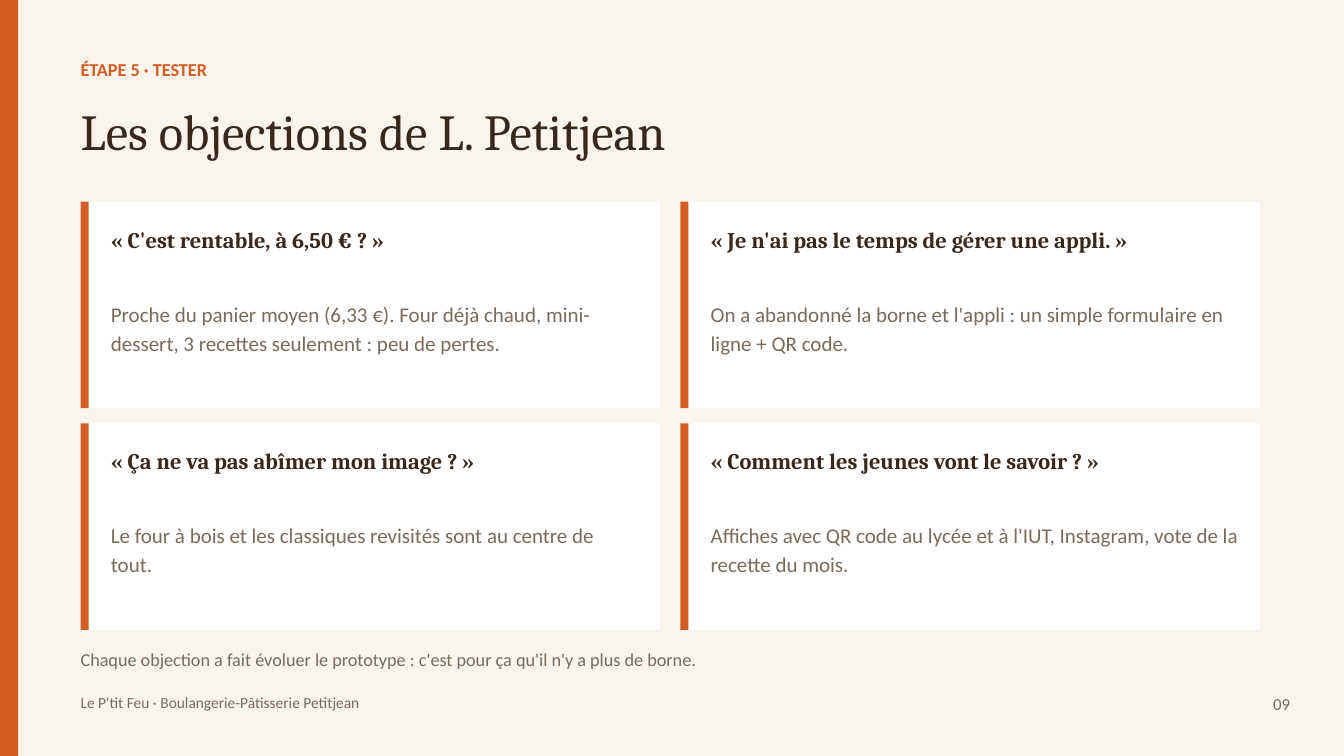
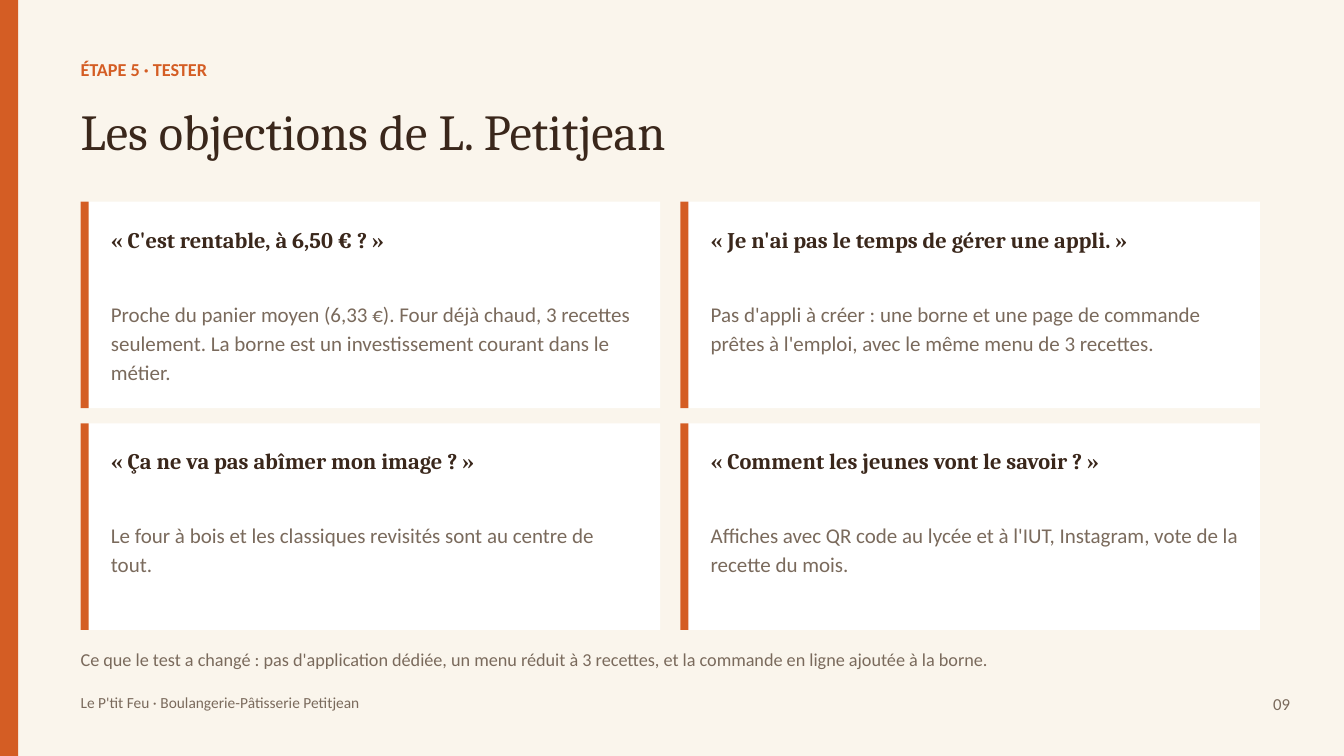
Before and after one commit to matheoguz/Devoir-TC-, a slide deck: slide 9 of design-thinking-petitjean/Le-Ptit-Feu-diapo.pptx. Drawn at 1344x756 pixels with LibreOffice and Linux fonts; fonts in the diff are those of the drawing. Boxes give left, top, right and bottom in pixels: in the first picture for what was removed or moved away, otherwise in the second. Text is boxed around its words. In the diff, an @@ line names an element or a change of style, - is before the commit and + after.

```diff
--- a/design-thinking-petitjean/Le-Ptit-Feu-diapo.pptx
+++ b/design-thinking-petitjean/Le-Ptit-Feu-diapo.pptx
@@ text at bbox=[111, 307, 629, 380]: text changed @@
-Proche du panier moyen (6,33 €). Four déjà chaud, mini-dessert, 3 recettes seulement : peu de pertes.
+Proche du panier moyen (6,33 €). Four déjà chaud, 3 recettes seulement. La borne est un investissement courant dans le métier.
@@ text at bbox=[711, 307, 1200, 355]: text changed @@
-On a abandonné la borne et l'appli : un simple formulaire en ligne + QR code.
+Pas d'appli à créer : une borne et une page de commande prêtes à l'emploi, avec le même menu de 3 recettes.
@@ text at bbox=[81, 653, 988, 669]: text changed @@
-Chaque objection a fait évoluer le prototype : c'est pour ça qu'il n'y a plus de borne.
+Ce que le test a changé : pas d'application dédiée, un menu réduit à 3 recettes, et la commande en ligne ajoutée à la borne.
```
Also in this commit, not shown: 3 other slides changed, 12 other files.
